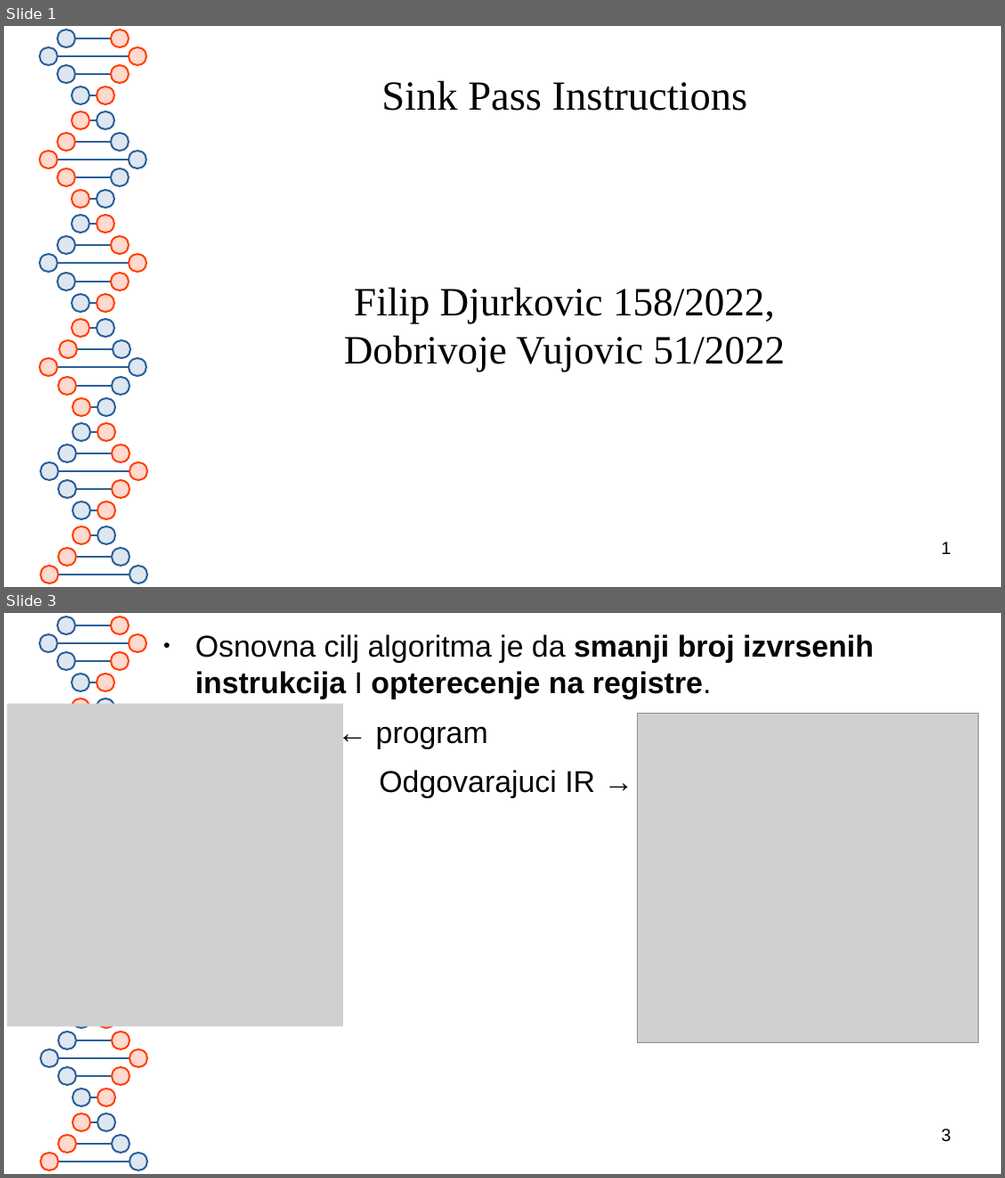
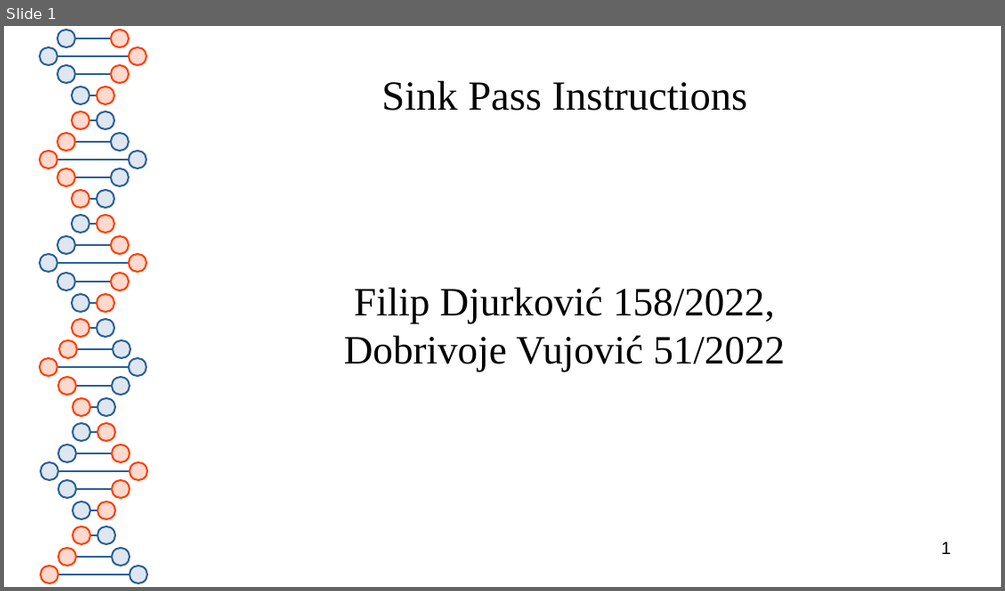
Before and after one commit to Itra7/LLVM-sink, a slide deck: prezentacijasink.odp. Shown one above the other, each under a label of ours: slides 1 and 3 before the commit, slide 1 after it; the slides between them are not shown. The pictures are 1005x1178 and 1005x591 pixels, drawn with LibreOffice and Linux fonts; fonts in the diff are those of the drawing; grey boxes stand for pictures. Boxes give left, top, right and bottom in pixels: in the first picture for what was removed or moved away, otherwise in the second. Text is boxed around its words. In the diff, an @@ line names an element or a change of style, - is before the commit and + after.

```diff
--- a/prezentacijasink.odp
+++ b/prezentacijasink.odp
@@ slide 3 removed at (x1=4, y1=613, x2=1001, y2=1174), background #FFFFFF; not listed: 37 template elements that a slide beside it also shows @@
@@ text removed at (x1=195, y1=634, x2=874, y2=798) @@
-● Osnovna cilj algoritma je da smanji broj izvrsenih instrukcija I opterecenje na registre.
-← program
-● Odgovarajuci IR →
@@ picture removed at (x1=7, y1=704, x2=343, y2=1026) @@
@@ picture removed at (x1=637, y1=714, x2=979, y2=1043) @@
@@ page number removed at (x1=941, y1=1128, x2=951, y2=1142) @@
-3
@@ slide 1 changed as well @@
@@ subtitle at (x1=344, y1=287, x2=785, y2=372): text changed @@
-Filip Djurkovic 158/2022,
-Dobrivoje Vujovic 51/2022
+Filip Djurković 158/2022,
+Dobrivoje Vujović 51/2022
```
Also in this commit, not shown: 4 other slides changed.
